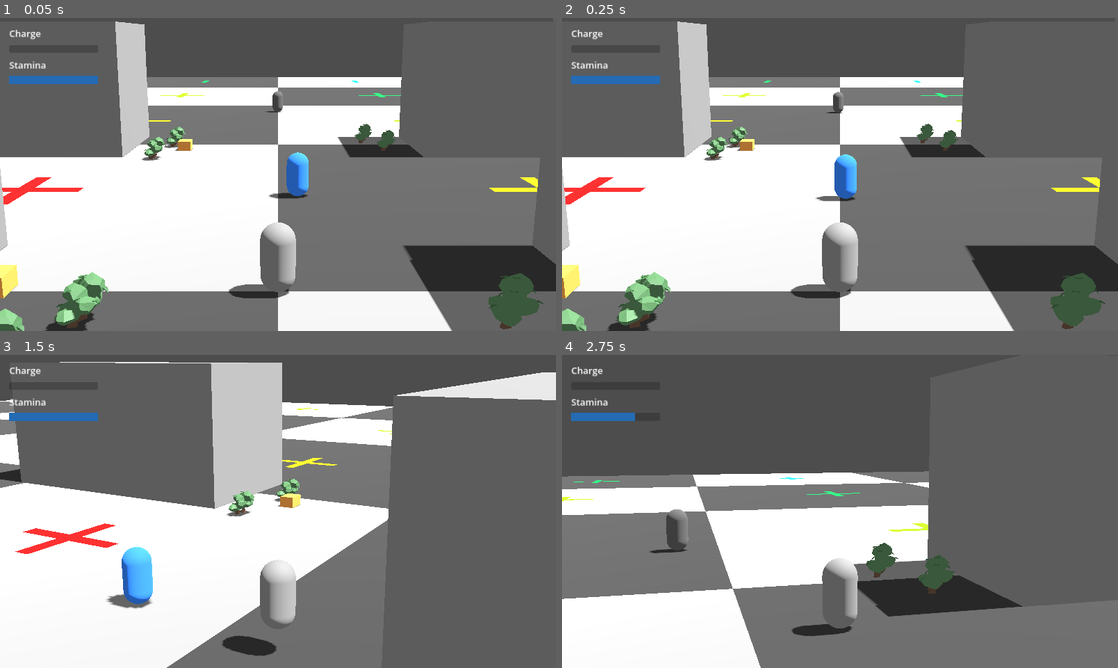
Above: before the commit, frames 1-4 (two rows, left to right).
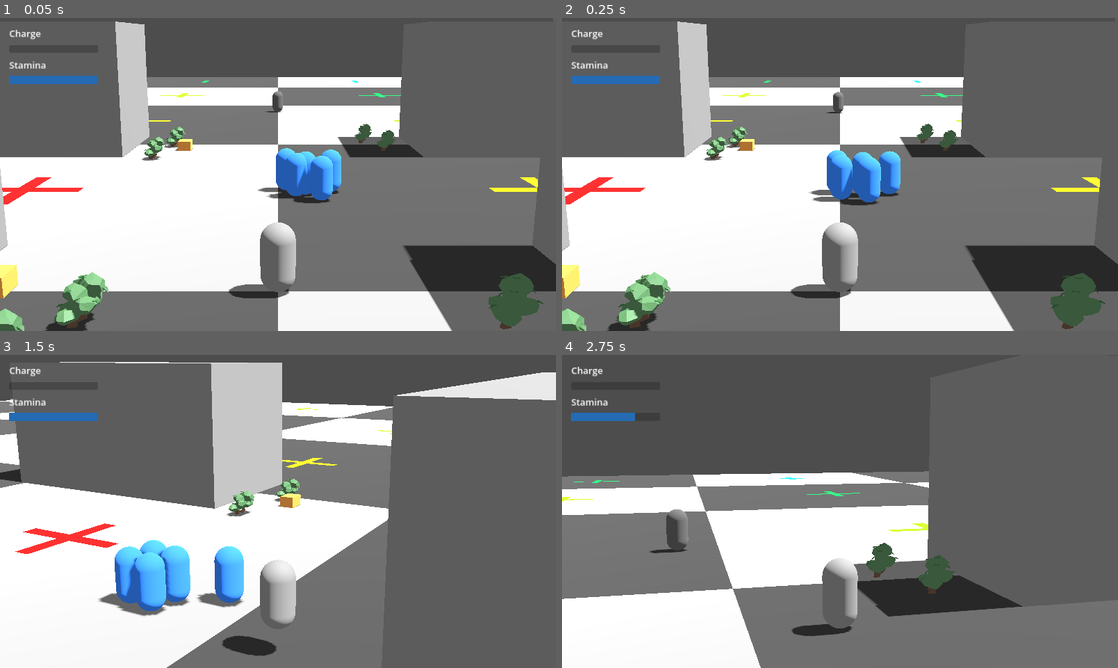
Above: after the commit, the same moments.

Repository: johnbrynte/porch-pirates-ld-53
Game: Godot game, scene res://scenes/Game.tscn
Same seed, same stepped clock (60 frames per second), same inputs: the game is played once before the commit and once after it.
Inputs (mouse positions are in pixels of both pictures, inside the frame that each line leads up to):
- Up to frame 1 (0.05 s): no input
- Up to frame 2 (0.25 s): no input
- Up to frame 3 (1.5 s): move the mouse to (305, 511) at 0.52 s; press the mouse at (305, 511) at 0.53 s; hold W (up) from 0.53 s (still down); tap Space (jump) at 0.77 s; move the mouse to (250, 511) at 1.27 s; release the mouse at (250, 511) at 1.28 s; tap E (pickup) at 1.35 s
- Up to frame 4 (2.75 s): keep holding W (up); tap Space (jump) at 1.52 s; move the mouse to (851, 505) at 2.02 s; hold Shift (sprint) from 2.03 s (still down)

The runs differ from the first frame. In frame 1, 1.4% of the frame differs, in the area x 46-62%, y 41-60%; in frame 2, 1.8%; in frame 3, 3.4%, in the area x 17-44%, y 59-84%; in frame 4, nothing differs.

Commit message:
Pedestrian tweaks

Diff:
--- a/objects/PedestrianObject.tscn
+++ b/objects/PedestrianObject.tscn
@@ -10,6 +10,8 @@
 albedo_color = Color(0.231373, 0.529412, 1, 1)
 
 [node name="Pedestrian" type="CharacterBody3D"]
+collision_layer = 8
+collision_mask = 3
 script = ExtResource("1_7sqkr")
 
 [node name="CollisionShape3D" type="CollisionShape3D" parent="."]
@@ -22,3 +24,4 @@
 surface_material_override/0 = SubResource("StandardMaterial3D_82rfx")
 
 [node name="NavigationAgent3D" type="NavigationAgent3D" parent="."]
+avoidance_enabled = true
--- a/scenes/Game.tscn
+++ b/scenes/Game.tscn
@@ -273,3 +273,15 @@
 
 [node name="Pedestrian" parent="." instance=ExtResource("9_dwfl6")]
 transform = Transform3D(1, 0, 0, 0, 1, 0, 0, 0, 1, -11, 0, -1)
+
+[node name="Pedestrian2" parent="." instance=ExtResource("9_dwfl6")]
+transform = Transform3D(1, 0, 0, 0, 1, 0, 0, 0, 1, -11, 0, -1)
+
+[node name="Pedestrian3" parent="." instance=ExtResource("9_dwfl6")]
+transform = Transform3D(1, 0, 0, 0, 1, 0, 0, 0, 1, -10.2068, 0, -1.99817)
+
+[node name="Pedestrian4" parent="." instance=ExtResource("9_dwfl6")]
+transform = Transform3D(1, 0, 0, 0, 1, 0, 0, 0, 1, -11.7887, 0, -2.32969)
+
+[node name="Pedestrian5" parent="." instance=ExtResource("9_dwfl6")]
+transform = Transform3D(1, 0, 0, 0, 1, 0, 0, 0, 1, -12.0775, 0, -0.475363)
--- a/scripts/PedestrianScript.gd
+++ b/scripts/PedestrianScript.gd
@@ -1,19 +1,24 @@
 extends CharacterBody3D
 
-@export var movement_speed: float = 4.0
+var movement_speed: float = 4.0
 @onready var navigation_agent: NavigationAgent3D = get_node("NavigationAgent3D")
 
 var previous_way_point: Node3D = null
 var target_way_point: Node3D = null
 
+var rand = RandomNumberGenerator.new()
+
 func _ready() -> void:
+	rand.randomize()
+	movement_speed = rand.randf_range(2.0, 4.0)
+
 	navigation_agent.velocity_computed.connect(Callable(_on_velocity_computed))
 
 	find_next_target()
 
 func find_next_target():
 	var way_points = get_tree().get_nodes_in_group("Street")
-	print(way_points)
+
 	if way_points.size() > 0:
 		set_movement_target(way_points[0])
 
--- a/scripts/WayPointScript.gd
+++ b/scripts/WayPointScript.gd
@@ -42,5 +42,4 @@
 	for group in WayPointType:
 		remove_from_group(group)
 	add_to_group(WayPointType.keys()[type])
-	print("add to group %s" % WayPointType.keys()[type])
 	$Model.get_active_material(0).set_shader_parameter("Color", type_colors[new_type])
